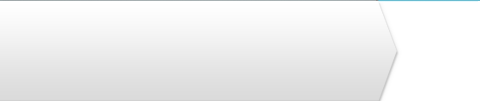
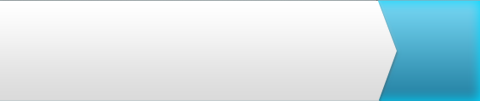
Comparing the layer stacks of the two 480x101 images. Changes:
renamed "Layer 20 copy" to "bg lower accent", showed it over (379, 100, 480, 101)
renamed "accent line" to "bg accent", painted on it over (378, 1, 480, 2)
showed "bg" (2nd of 2, in "Kory's V2" › "INACTIVE") over (0, 1, 480, 101)
